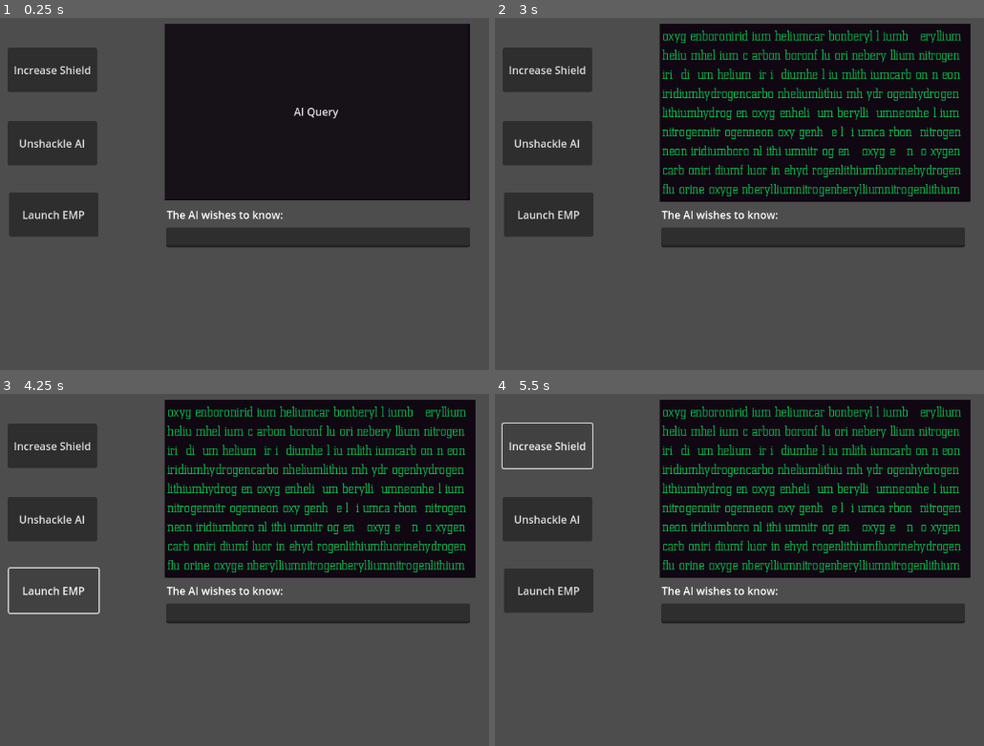
Above: before the commit, frames 1-4 (two rows, left to right).
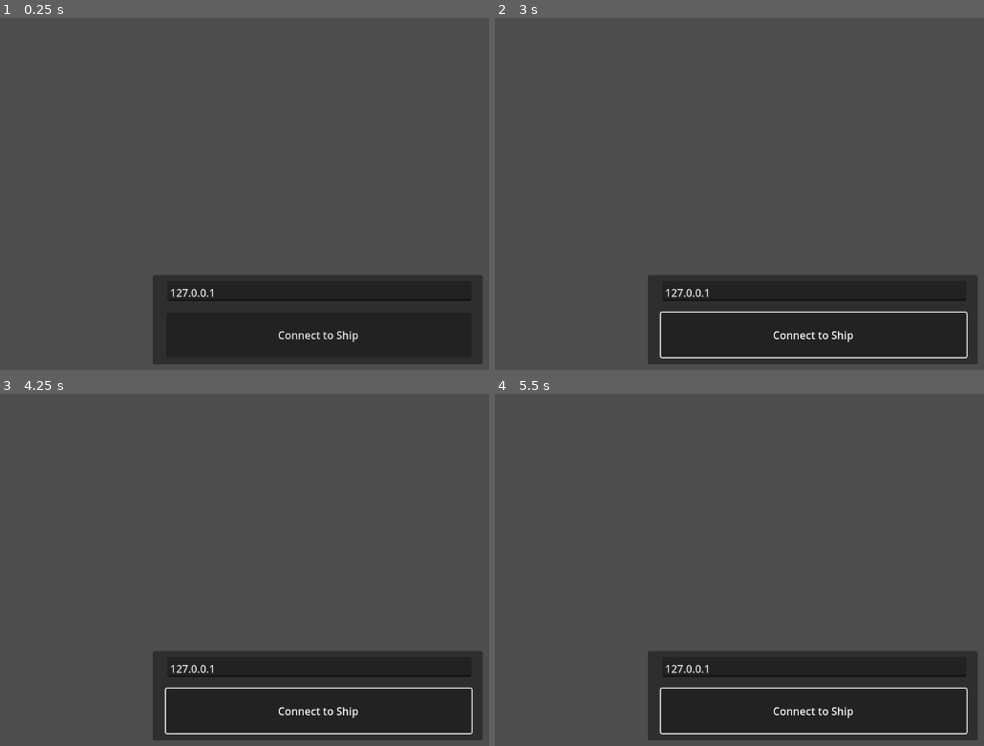
Above: after the commit, the same moments.

Repository: paralinguist/RetroScience
Game: Godot game, scene res://retro_science_main.tscn
Two runs of this game, one before a commit and one after it. Both use one fixed random seed, a clock stepped at 60 frames per second and the inputs below.
Inputs (mouse positions are in pixels of both pictures, inside the frame that each line leads up to):
- Up to frame 1 (0.25 s): no input
- Up to frame 2 (3 s): click (548, 70) at 0.5 s, where only the run before the commit has a clickable "Increase Shield"; click (812, 334) at 1.25 s, where only the run after the commit has a clickable "Connect to Ship"; click (548, 144) at 2 s, where only the run before the commit has a clickable "Unshackle AI"; click (812, 113) at 2.75 s, where only the run before the commit has a clickable "AI Query"
- Up to frame 3 (4.25 s): click (53, 591) at 3.5 s, where only the run before the commit has a clickable "Launch EMP"
- Up to frame 4 (5.5 s): click (548, 591) at 4.25 s, where only the run before the commit has a clickable "Launch EMP"; click (548, 446) at 5 s, where only the run before the commit has a clickable "Increase Shield"

The runs differ from the first frame. In frame 1, 58% of the frame differs, in the area x 1-99%, y 1-99%; in frame 2, 59%; in frame 3, 57%; in frame 4, 57%.

Commit message:
Most functionality present

Diff:
--- a/project.godot
+++ b/project.godot
@@ -14,3 +14,7 @@
 run/main_scene="uid://dxndij13obfgx"
 config/features=PackedStringArray("4.5", "Forward Plus")
 config/icon="res://icon.svg"
+
+[autoload]
+
+SpaceApi="*res://space_api.gd"
--- a/retro_science_main.gd
+++ b/retro_science_main.gd
@@ -1,4 +1,10 @@
 extends Node2D
+
+var problem = ""
+var solution = ""
+var problem_type = "element"
+var special_available = false
+var failed_question = false
 
 var elements = ["hydrogen", "helium", "lithium", "beryllium", "boron", "carbon", "nitrogen", "oxygen", "fluorine", "neon", "iridium"]
 var angles = ["right", "obtuse", "acute", "reflex", "straight", "full"]
@@ -14,12 +20,11 @@
 }
 
 func generate_problem():
-	$"CanvasLayer/AI Screen".text = ""
-	var ai_font = $"CanvasLayer/AI Screen".get_theme_font("font")
-	var problem = ""
-	var solution = ""
-	var list_num = randi_range(1,1)
+	$"CanvasLayer/GamePanel/AI Screen".clear()
+	var ai_font = $"CanvasLayer/GamePanel/AI Screen".get_theme_font("font")
+	var list_num = randi_range(1,2)
 	if list_num == 1:
+		problem_type = "element"
 		var element = elements.pick_random()
 		problem = "How many examples of " + element + " are present?"
 		print(problem)
@@ -31,12 +36,40 @@
 				if pick == element:
 					occurances += 1
 				line += pick
-			while ai_font.get_string_size(line).x + 120 < $"CanvasLayer/AI Screen".size.x:
+			while ai_font.get_string_size(line).x + 120 < $"CanvasLayer/GamePanel/AI Screen".size.x:
 				line = line.insert(randi_range(3,len(line)-3), " ")
-			$"CanvasLayer/AI Screen".text += line + "\n"
-		$"CanvasLayer/AI Screen".text = $"CanvasLayer/AI Screen".text.left(-1)
+			$"CanvasLayer/GamePanel/AI Screen".text += line + "\n"
+		$"CanvasLayer/GamePanel/AI Screen".text = $"CanvasLayer/GamePanel/AI Screen".text.left(-1)
 		print("Occurances: " + str(occurances))
-		#Allow +/- 1 to be correct
+		solution = occurances
+	elif list_num == 2:
+		problem_type = "planets"
+		var probe_distance = snapped(randf_range(0.3, 30), 0.01)
+		print(probe_distance)
+		problem = "Sensors malfunctioning. Enter nearest planet to probe."
+		var closest_planet = "mercury"
+		var distance = 50
+		for planet in planet_distances:
+			if abs(planet_distances[planet] - probe_distance) < distance:
+				closest_planet = planet
+				distance = abs(planet_distances[planet] - probe_distance)
+		print(closest_planet)
+		solution = closest_planet
+		var probe_line = randi_range(0,8)
+		var probe_position = randi_range(0,3)
+		for i in range (9):
+			var line = ""
+			for j in range(4):
+				var planet_choice = planet_distances.keys().pick_random()
+				var pick =  planet_choice + " " + str(planet_distances[planet_choice])
+				if probe_line == i and probe_position == j:
+					pick = "probe " + str(probe_distance)
+				line += pick
+			while ai_font.get_string_size(line).x + 120 < $"CanvasLayer/GamePanel/AI Screen".size.x:
+				line = line.insert(randi_range(3,len(line)-3), " ")
+			$"CanvasLayer/GamePanel/AI Screen".text += line + "\n"
+		$"CanvasLayer/GamePanel/AI Screen".text = $"CanvasLayer/GamePanel/AI Screen".text.left(-1)
+	$CanvasLayer/GamePanel/TextSubmission.placeholder_text = problem
 
 # Called when the node enters the scene tree for the first time.
 func _ready() -> void:
@@ -44,10 +77,80 @@
 
 
 # Called every frame. 'delta' is the elapsed time since the previous frame.
-func _process(delta: float) -> void:
-	pass
+func _process(_delta: float) -> void:
+	if SpaceApi.connected:
+		$CanvasLayer/GamePanel.visible = true
+		if special_available:
+			$CanvasLayer/GamePanel/ButtonConsume.disabled = false
+			$CanvasLayer/GamePanel/ButtonEMP.disabled = false
+			$CanvasLayer/GamePanel/ButtonStartAI.disabled = true
+		else:
+			$CanvasLayer/GamePanel/ButtonConsume.disabled = true
+			$CanvasLayer/GamePanel/ButtonEMP.disabled = true
+			if not failed_question:
+				$CanvasLayer/GamePanel/Label.text = "The AI has a query for you..."
+				$CanvasLayer/GamePanel/ButtonStartAI.disabled = false
+		$CanvasLayer/ConnectPanel.visible = false
+	else:
+		$CanvasLayer/ConnectPanel.visible = true
+		$CanvasLayer/GamePanel.visible = false
+
+func _on_button_start_ai_pressed() -> void:
+	$CanvasLayer/GamePanel/ButtonStartAI.visible = false
+	$CanvasLayer/GamePanel/TextSubmission.visible = true
+	$CanvasLayer/GamePanel/Label.text = "The AI wishes to know..."
+	generate_problem()
 
 
-func _on_button_start_ai_pressed() -> void:
-	$CanvasLayer/ButtonStartAI.visible = false
-	generate_problem()
+func check_answer() -> void:
+	if problem_type == "element":
+		if !(int($CanvasLayer/GamePanel/TextSubmission.text) > solution + 1) and !(int($CanvasLayer/GamePanel/TextSubmission.text) < solution - 1):
+			failed_question = false
+		else:
+			failed_question = true
+	elif problem_type == "planets":
+		if $CanvasLayer/GamePanel/TextSubmission.text == solution:
+			failed_question = false
+		else:
+			failed_question = true
+	if failed_question:
+		$CanvasLayer/GamePanel/Label.text = "The AI is angry and upset"
+		$CanvasLayer/GamePanel/ButtonStartAI.disabled = true
+	else:
+		$CanvasLayer/GamePanel/Label.text = "This pleases the AI"
+		special_available = true
+	$CanvasLayer/GamePanel/ButtonStartAI.visible = true
+	$"CanvasLayer/GamePanel/AI Screen".clear()
+	$CanvasLayer/GamePanel/TextSubmission.clear()
+	$CanvasLayer/GamePanel/TextSubmission.visible = false
+	$TimerQuestionFinished.start()
+
+
+func _on_text_submission_text_changed() -> void:
+	if len($CanvasLayer/GamePanel/TextSubmission.text) > 1 and $CanvasLayer/GamePanel/TextSubmission.text[-1] == "\n":
+		$CanvasLayer/GamePanel/TextSubmission.text = $CanvasLayer/GamePanel/TextSubmission.text.trim_suffix("\n")
+		check_answer()
+
+
+func _on_button_connect_pressed() -> void:
+	SpaceApi.host = $CanvasLayer/ConnectPanel/TextServerIP.text
+	SpaceApi.server_connect(SpaceApi.host, SpaceApi.role, SpaceApi.team)
+
+func _on_button_shields_up_pressed() -> void:
+	SpaceApi.add_shield()
+
+
+func _on_button_consume_pressed() -> void:
+	SpaceApi.consume_shield()
+	special_available = false
+
+
+func _on_button_emp_pressed() -> void:
+	SpaceApi.emp()
+	special_available = false
+
+
+func _on_timer_question_finished_timeout() -> void:
+	$CanvasLayer/GamePanel/Label.text = "The AI is bored..."
+	failed_question = false
+	$CanvasLayer/GamePanel/ButtonStartAI.disabled = false
--- a/retro_science_main.tscn
+++ b/retro_science_main.tscn
@@ -8,14 +8,20 @@
 
 [node name="CanvasLayer" type="CanvasLayer" parent="."]
 
-[node name="ButtonShieldsUp" type="Button" parent="CanvasLayer"]
+[node name="GamePanel" type="Panel" parent="CanvasLayer"]
+offset_right = 1153.0
+offset_bottom = 646.0
+
+[node name="ButtonShieldsUp" type="Button" parent="CanvasLayer/GamePanel"]
+layout_mode = 0
 offset_left = 78.0
 offset_top = 146.0
 offset_right = 213.0
 offset_bottom = 213.0
 text = "Increase Shield"
 
-[node name="ButtonConsume" type="Button" parent="CanvasLayer"]
+[node name="ButtonConsume" type="Button" parent="CanvasLayer/GamePanel"]
+layout_mode = 0
 offset_left = 78.0
 offset_top = 257.0
 offset_right = 213.0
@@ -24,7 +30,8 @@
 "
 autowrap_mode = 2
 
-[node name="ButtonEMP" type="Button" parent="CanvasLayer"]
+[node name="ButtonEMP" type="Button" parent="CanvasLayer/GamePanel"]
+layout_mode = 0
 offset_left = 80.0
 offset_top = 365.0
 offset_right = 215.0
@@ -33,7 +40,8 @@
 "
 autowrap_mode = 2
 
-[node name="AI Screen" type="TextEdit" parent="CanvasLayer"]
+[node name="AI Screen" type="TextEdit" parent="CanvasLayer/GamePanel"]
+layout_mode = 0
 offset_left = 315.0
 offset_top = 110.0
 offset_right = 776.0
@@ -56,22 +64,31 @@
 scroll_fit_content_height = true
 scroll_fit_content_width = true
 
-[node name="Label" type="Label" parent="CanvasLayer"]
+[node name="Label" type="Label" parent="CanvasLayer/GamePanel"]
+layout_mode = 0
 offset_left = 318.0
 offset_top = 387.0
 offset_right = 773.0
 offset_bottom = 410.0
-text = "The AI wishes to know:"
+text = "The AI has a query for you..."
 
-[node name="TextSubmission" type="TextEdit" parent="CanvasLayer"]
+[node name="TextSubmission" type="TextEdit" parent="CanvasLayer/GamePanel"]
+layout_mode = 0
 offset_left = 317.0
 offset_top = 418.0
 offset_right = 776.0
 offset_bottom = 448.0
+context_menu_enabled = false
+selecting_enabled = false
+drag_and_drop_selection_enabled = false
+virtual_keyboard_enabled = false
+virtual_keyboard_show_on_focus = false
+middle_mouse_paste_enabled = false
 caret_type = 1
 caret_blink = true
 
-[node name="ButtonStartAI" type="Button" parent="CanvasLayer"]
+[node name="ButtonStartAI" type="Button" parent="CanvasLayer/GamePanel"]
+layout_mode = 0
 offset_left = 315.0
 offset_top = 110.0
 offset_right = 773.0
@@ -79,4 +96,46 @@
 text = "AI Query"
 autowrap_mode = 1
 
-[connection signal="pressed" from="CanvasLayer/ButtonStartAI" to="." method="_on_button_start_ai_pressed"]
+[node name="ConnectPanel" type="Panel" parent="CanvasLayer"]
+offset_left = 297.0
+offset_top = 490.0
+offset_right = 795.0
+offset_bottom = 625.0
+
+[node name="TextServerIP" type="TextEdit" parent="CanvasLayer/ConnectPanel"]
+layout_mode = 0
+offset_left = 22.0
+offset_top = 9.0
+offset_right = 481.0
+offset_bottom = 39.0
+text = "127.0.0.1"
+placeholder_text = "Enter Server IP Address"
+context_menu_enabled = false
+selecting_enabled = false
+drag_and_drop_selection_enabled = false
+virtual_keyboard_enabled = false
+virtual_keyboard_show_on_focus = false
+middle_mouse_paste_enabled = false
+caret_type = 1
+caret_blink = true
+
+[node name="ButtonConnect" type="Button" parent="CanvasLayer/ConnectPanel"]
+layout_mode = 0
+offset_left = 20.0
+offset_top = 57.0
+offset_right = 481.0
+offset_bottom = 124.0
+text = "Connect to Ship"
+autowrap_mode = 2
+
+[node name="TimerQuestionFinished" type="Timer" parent="."]
+wait_time = 4.0
+one_shot = true
+
+[connection signal="pressed" from="CanvasLayer/GamePanel/ButtonShieldsUp" to="." method="_on_button_shields_up_pressed"]
+[connection signal="pressed" from="CanvasLayer/GamePanel/ButtonConsume" to="." method="_on_button_consume_pressed"]
+[connection signal="pressed" from="CanvasLayer/GamePanel/ButtonEMP" to="." method="_on_button_emp_pressed"]
+[connection signal="text_changed" from="CanvasLayer/GamePanel/TextSubmission" to="." method="_on_text_submission_text_changed"]
+[connection signal="pressed" from="CanvasLayer/GamePanel/ButtonStartAI" to="." method="_on_button_start_ai_pressed"]
+[connection signal="pressed" from="CanvasLayer/ConnectPanel/ButtonConnect" to="." method="_on_button_connect_pressed"]
+[connection signal="timeout" from="TimerQuestionFinished" to="." method="_on_timer_question_finished_timeout"]
--- /dev/null
+++ b/space_api.gd
@@ -0,0 +1,123 @@
+extends Node
+
+var socket := WebSocketPeer.new()
+
+var host := "ws://localhost:9876"
+var port := "9876"
+var api_version = "0.93"
+var client_type = "godot"
+var role = "science"
+var team = "retro"
+
+var ship = { "total_power" : 4,
+		 "available_power" : 1,
+		 "pilot_power" : 1,
+		 "science_power" : 1,
+		 "weapon_power" : 1,
+		 "shield" : 0
+	}
+
+var connected := false
+
+# Called every frame. 'delta' is the elapsed time since the previous frame.
+func _process(_delta: float) -> void:
+	socket.poll()
+
+	if socket.get_ready_state() == WebSocketPeer.STATE_OPEN:
+		while socket.get_available_packet_count():
+			var server_message = socket.get_packet().get_string_from_ascii()
+			var server_response = JSON.new()
+			if server_response.parse(server_message) == OK:
+				var response = server_response.data
+				if response["type"] == "status":
+					update_ship_status(response["data"])
+	else:
+		connected = false
+
+func update_ship_status(status):
+	ship["total_power"] = status["total_power"]
+	ship["available_power"] = status["available_power"]
+	ship["pilot_power"] = status["pilot_power"]
+	ship["science_power"] = status["science_power"]
+	ship["weapon_power"] = status["weapon_power"]
+	ship["shield"] = status["shield"]
+	ship["hp"] = status["hp"]
+
+func log_message(message: String) -> void:
+	var time := "%s | " % Time.get_time_string_from_system()
+	print(time + message)
+
+func _exit_tree() -> void:
+	socket.close()
+
+func server_connect(_host, _role, _team):
+	host = _host
+	role = _role
+	team = _team
+	var websocket_url : String = "ws://"+host+":"+port
+	if socket.connect_to_url(websocket_url) != OK:
+		log_message("Unable to connect.")
+		set_process(false)
+	else:
+		var state = socket.get_ready_state()
+
+		while state == WebSocketPeer.STATE_CONNECTING:
+			state = socket.get_ready_state()
+			socket.poll()
+		connected = true
+		var instruction = {"action":"join"}
+		send_instruction(instruction)
+		print("Connected!")
+
+#Adds a single shield
+func add_shield() -> void:
+	var instruction = {"action":"shield"}
+	send_instruction(instruction)
+
+#Consumes a single shield
+func consume_shield() -> void:
+	var instruction = {"action":"consume"}
+	send_instruction(instruction)
+
+#Shoots selected module target weapon
+func shoot(target : String) -> void:
+	var instruction = {"action":"shoot", "weapon_id":target}
+	send_instruction(instruction)
+
+#Moves one space in direction
+func move(direction : String) -> void:
+	var instruction = {"action":"move", "direction":direction}
+	send_instruction(instruction)
+
+#Moves power up or down for a target module. Enforced by server.
+func power(direction, target):
+	var instruction = {"action":"power", "direction":direction, "target":target}
+	send_instruction(instruction)
+
+func overcharge():
+	var instruction = {"action":"overcharge"}
+	send_instruction(instruction)
+
+#Not applicable to the science module
+func special():
+	var instruction = {"action": "special"}
+	send_instruction(instruction)
+
+func craft():
+	var instruction  = {"action":"craft"}
+	send_instruction(instruction)
+
+func emp():
+	var instruction = {"action":"emp"}
+	send_instruction(instruction)
+
+func precognition():
+	var instruction = {"action":"precognition"}
+	send_instruction(instruction)
+
+func send_instruction(instruction: Dictionary):
+	#socket.put_packet(message.to_utf8_buffer())
+	instruction["role"] = role
+	instruction["team"] = team
+	instruction["version"] = api_version
+	socket.send_text(JSON.stringify(instruction))
Not shown, added: space_api.gd.uid
